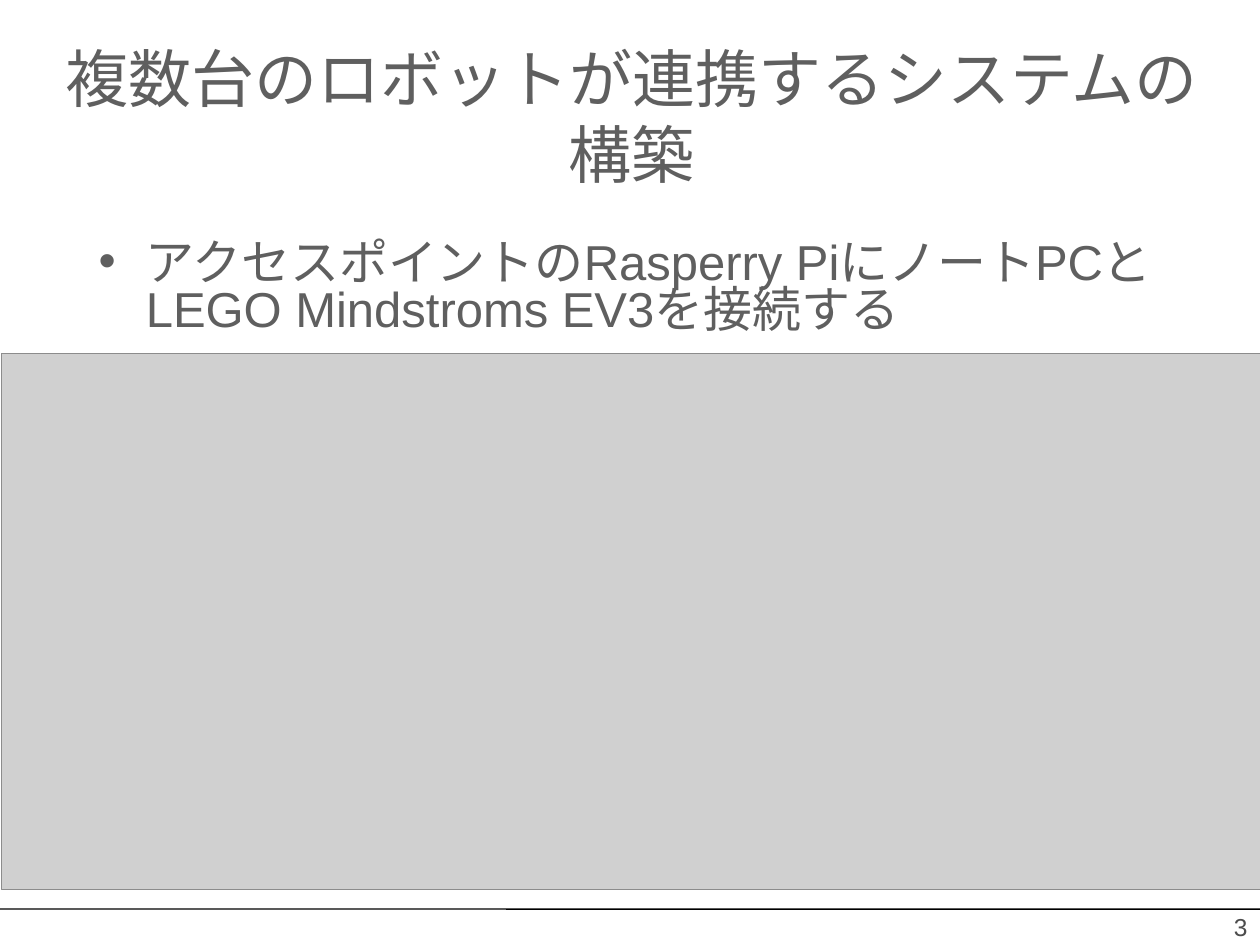
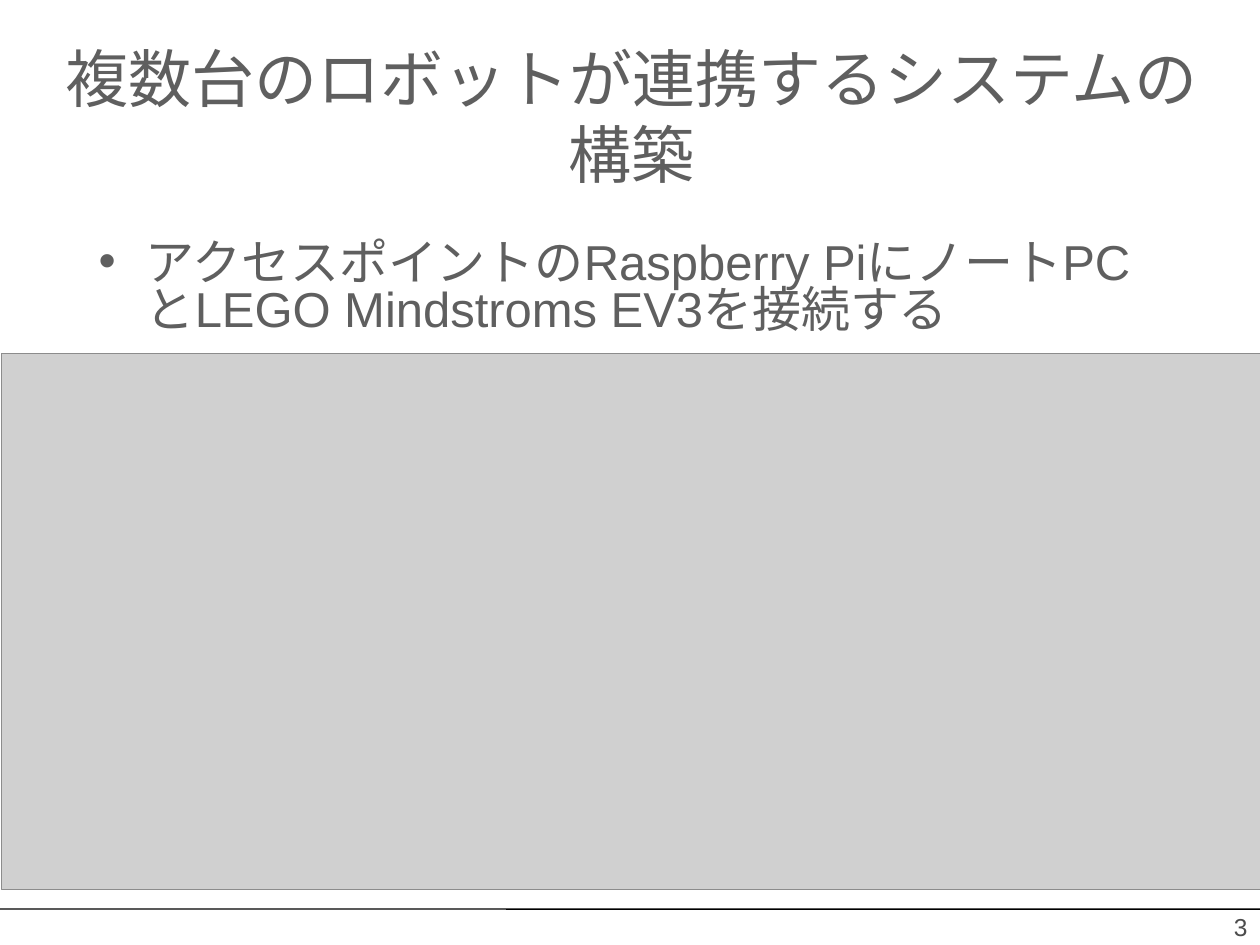
Before and after one commit to OpenRTM/RTM_Tutorial_ROBOMECH2019, a slide deck: slide 3 of ppt/RTM講習会_3部.pptx. Drawn at 1260x945 pixels with LibreOffice and Linux fonts; fonts in the diff are those of the drawing; grey boxes stand for pictures; background and template pictures are left out. Boxes give left, top, right and bottom in pixels: in the first picture for what was removed or moved away, otherwise in the second. Text is boxed around its words. In the diff, an @@ line names an element or a change of style, - is before the commit and + after.

```diff
--- a/ppt/RTM講習会_3部.pptx
+++ b/ppt/RTM講習会_3部.pptx
@@ text at <box>146,238,948,331</box>: text changed @@
-• アクセスポイントのRasperry PiにノートPCとLEGO Mindstroms EV3を接続する
+• アクセスポイントのRaspberry PiにノートPCとLEGO Mindstroms EV3を接続する
```
Also in this commit, not shown: 4 other files.
